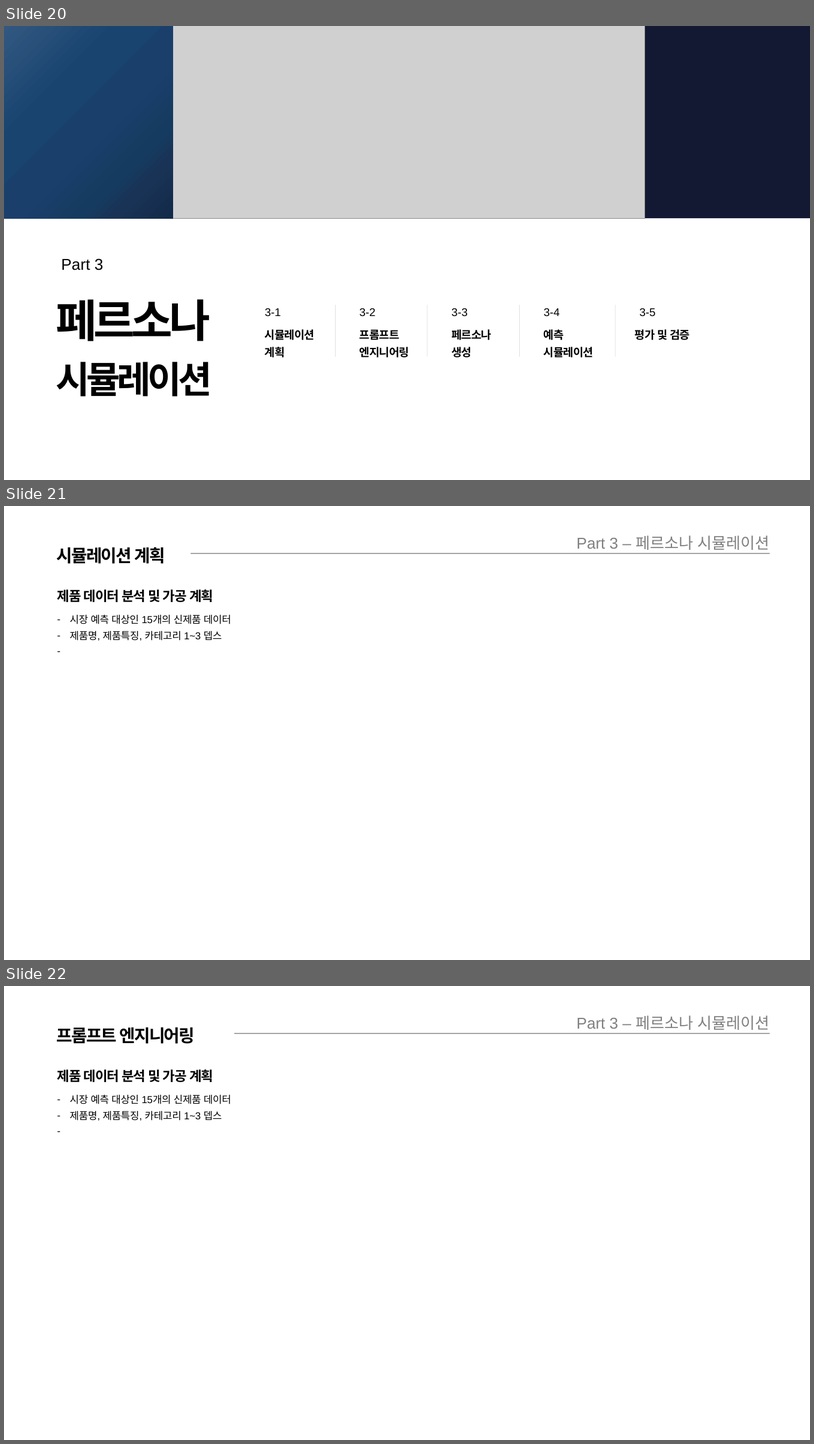
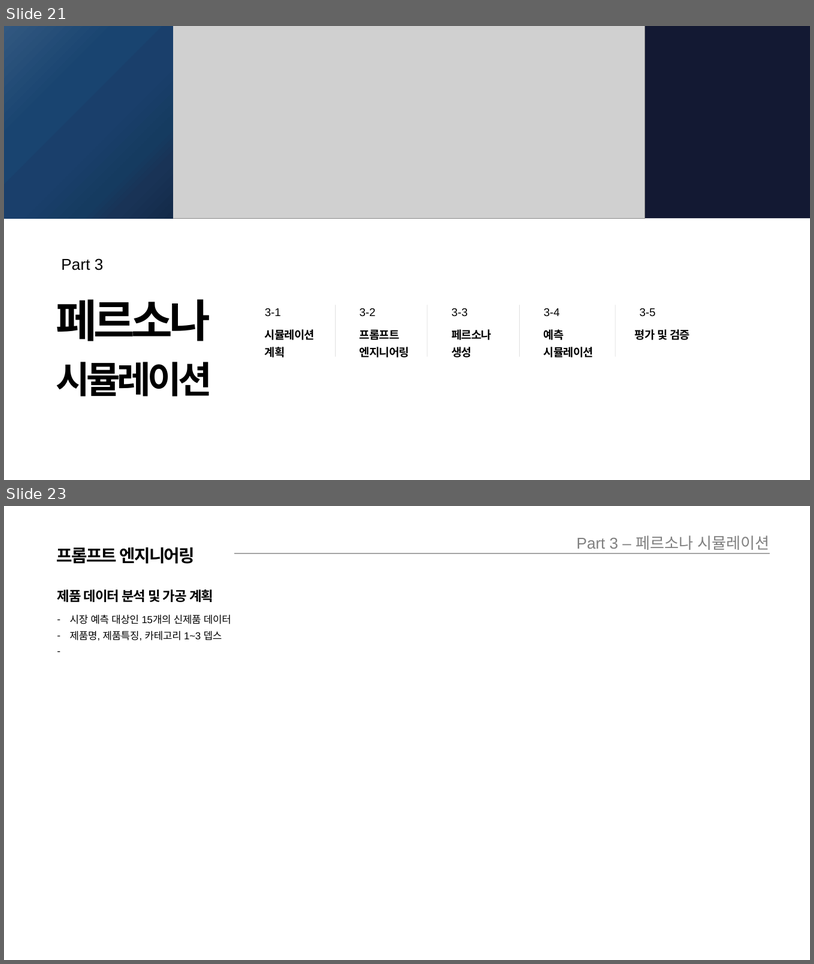
Before and after one commit to cwal8202/Chill_Tuna, a slide deck: 01_Planning/ChillTuna_LLM을 활용한 페르소나 시장조사+시뮬레이터_ver_2.2.pptx. Shown one above the other, each under a label of ours: slides 20, 21 and 22 before the commit, slides 21 and 23 after it; the slides between them are not shown. The pictures are 814x1444 and 814x964 pixels, drawn with LibreOffice and Linux fonts; fonts in the diff are those of the drawing; grey boxes stand for pictures. Boxes give left, top, right and bottom in pixels: in the first picture for what was removed or moved away, otherwise in the second. Text is boxed around its words. In the diff, an @@ line names an element or a change of style, - is before the commit and + after.

Commit message:
ppt 제작 중간 공유+페르소나 챗봇용 데이터 추가

```diff
--- a/01_Planning/ChillTuna_LLM을 활용한 페르소나 시장조사+시뮬레이터_ver_2.2.pptx
+++ b/01_Planning/ChillTuna_LLM을 활용한 페르소나 시장조사+시뮬레이터_ver_2.2.pptx
@@ slide 21 removed at (4,506,810,960), background #FFFFFF @@
@@ text removed at (577,535,770,550) @@
-Part 3 – 페르소나 시뮬레이션
@@ text removed at (57,547,165,564) @@
-시뮬레이션 계획
@@ line removed from (191, 553) to (770, 553) @@
@@ text removed at (57,589,213,602) @@
-제품 데이터 분석 및 가공 계획
@@ text removed at (70,615,231,640) @@
-– 시장 예측 대상인 15개의 신제품 데이터
-– 제품명, 제품특징, 카테고리 1~3 뎁스
@@ what was slide 20 is now slide 21 @@
@@ what was slide 22 is now slide 23 @@
```
Also in this commit, not shown: 4 slides changed, 3 slides added, 28 other files.
